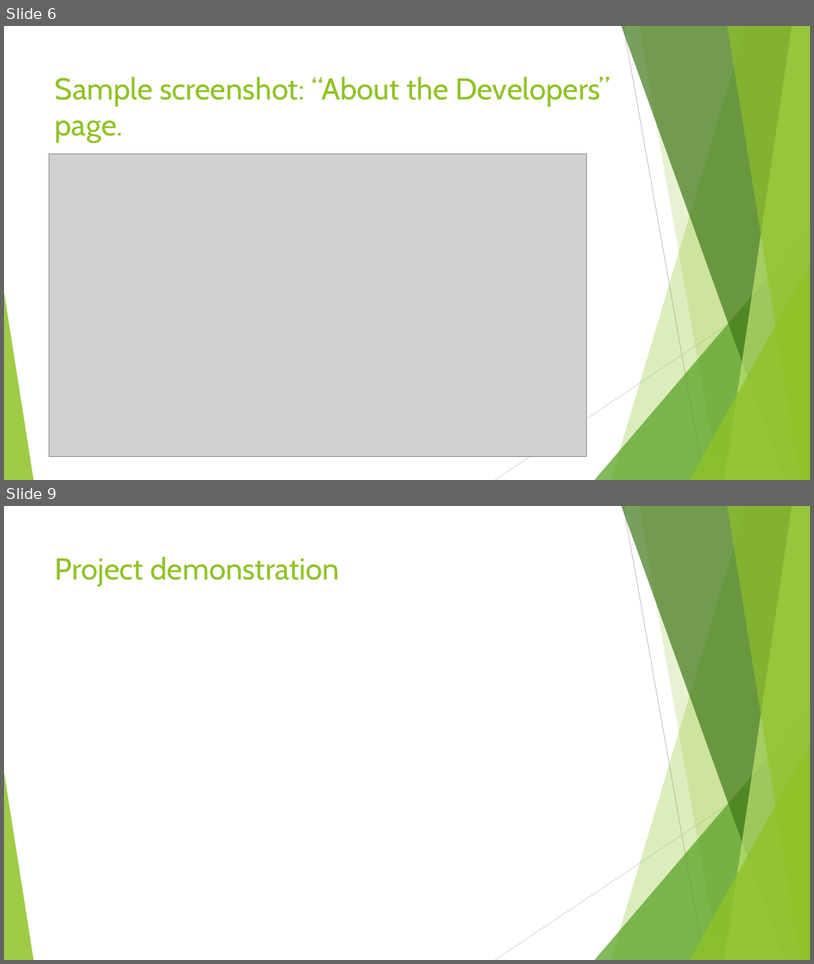
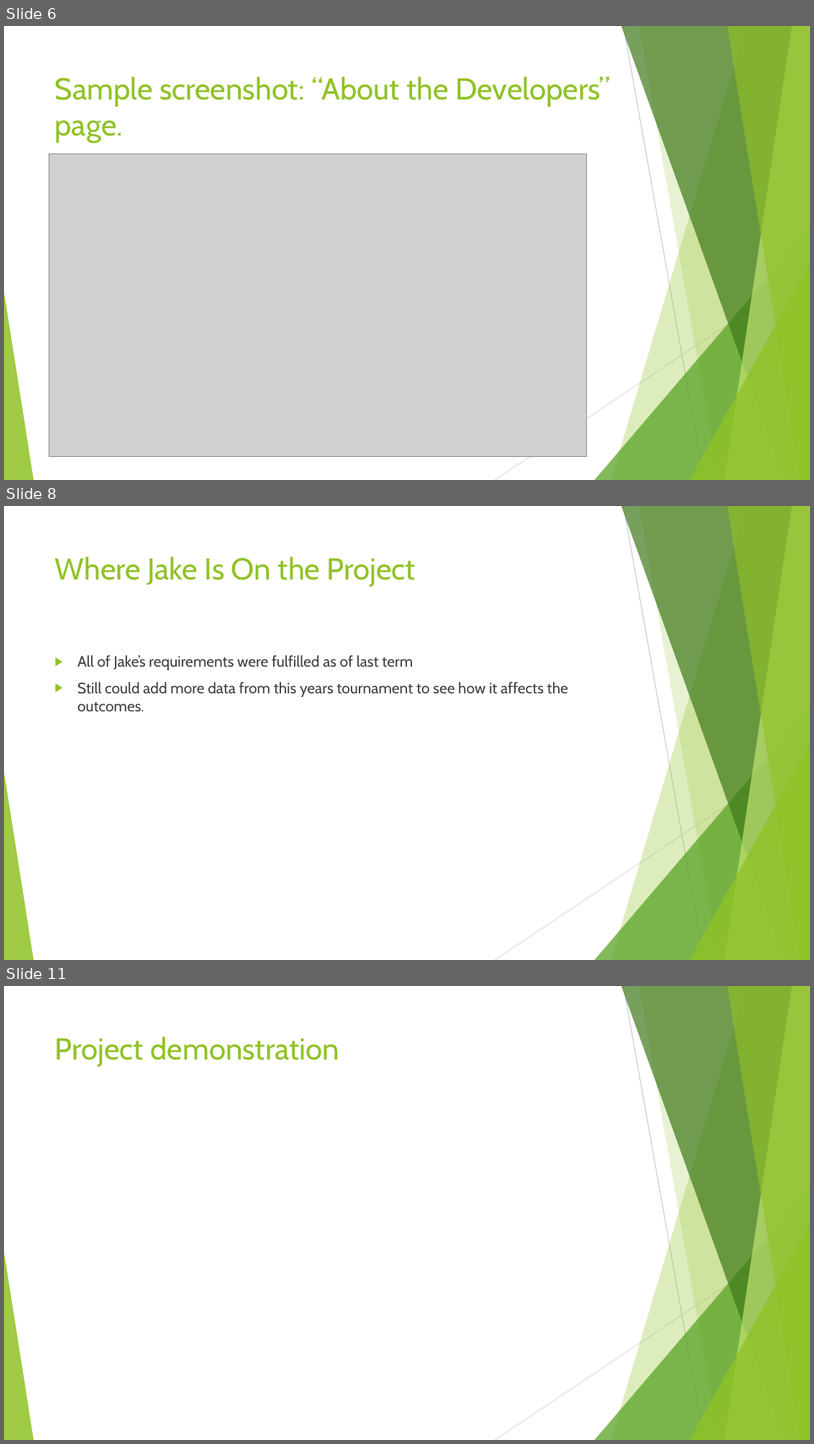
Before and after one commit to AlexDCraig/senior-capstone-project, a slide deck: SpringTermProgressReport/SpringProgressReportSlides.pptx. Shown one above the other, each under a label of ours: slides 6 and 9 before the commit, slides 6, 8 and 11 after it; the slides between them are not shown. The pictures are 814x964 and 814x1444 pixels, drawn with LibreOffice and Linux fonts; fonts in the diff are those of the drawing; grey boxes stand for pictures. Boxes give left, top, right and bottom in pixels: in the first picture for what was removed or moved away, otherwise in the second. Text is boxed around its words. In the diff, an @@ line names an element or a change of style, - is before the commit and + after.

Commit message:
Jake added slides

```diff
--- a/SpringTermProgressReport/SpringProgressReportSlides.pptx
+++ b/SpringTermProgressReport/SpringProgressReportSlides.pptx
@@ slide 8 added at [4, 506, 810, 960], background #FFFFFF; not listed: 10 template elements that a slide beside it also shows @@
@@ title added at [55, 556, 416, 587], 36 pt, text #90C226 @@
+Where Jake Is On the Project
@@ text added at [77, 655, 568, 711], 18 pt, text #404040 @@
+▶ All of Jake’s requirements were fulfilled as of last term
+▶ Still could add more data from this years tournament to see how it affects the outcomes.
@@ what was slide 9 is now slide 11 @@
```
Also in this commit, not shown: 1 slide changed, 2 other slides added.
